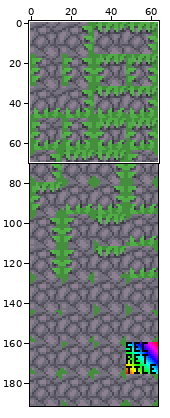
Sprite sheet: 281-Project/assets/Map Elements/Tilesheet/stonetilesheetup.png. Above: a wide view before the commit, with the close-up outlined.
Close-up. Before the edit:
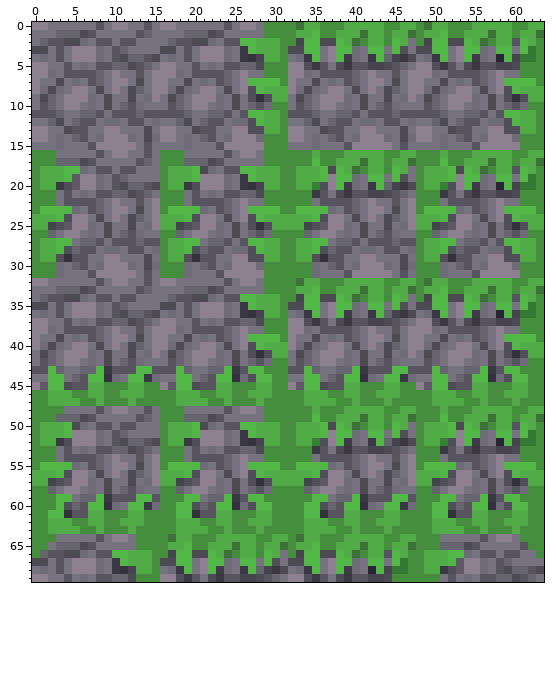
The file is 256x768 pixels, drawn in blocks of 4x4; one block is one cell here. Colours within 5 levels of each other are drawn and written as one. Shown: x 0..63, y 0..69.
And afterwards:
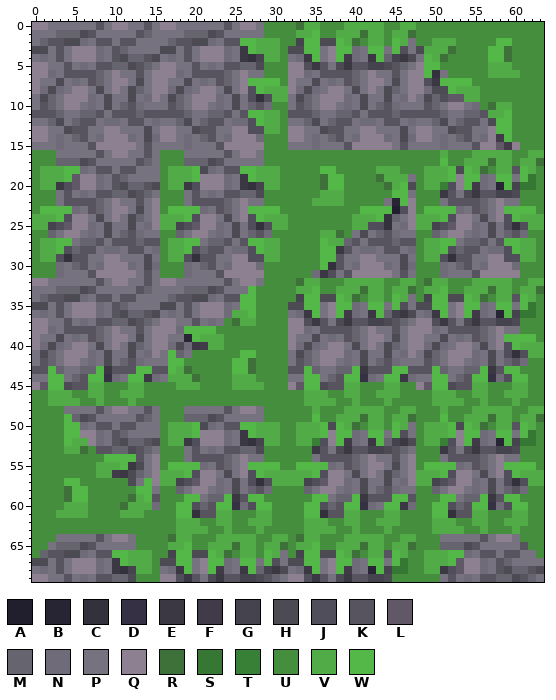
Palette (. is transparent): A #211f2d  B #272433  C #32313c  D #353044  E #3b3844  F #413a48  G #44434e  H #4c4a53  J #514e5b  K #58545f  L #605866  M #65646f  N #706b78  P #777280  Q #8c8091  R #3e7039  S #367734  T #388036  U #458e3d  V #51ac47  W #54b849
Difference:
Changed rows in their new state; - is an unchanged pixel.
first column x 0:
 0 -------------------------------------------------UUU---UUUUU--UU
 1 -------------------------------------------------UUU--UUUUUU-UUU
 2 -------------------------------------------------UVVVUUUU-WWUUU-
 3 -------------------------------------------------VVVRUUUUW-RUUU-
 4 -------------------------------------------------WVRUUUUUWWRUUU-
 5 -------------------------------------------------WWUUUUUUVVVU---
 6 -------------------------------------------------WC-UUUUUVVVV---
 7 -------------------------------------------------JEWWWWUUUUUUUU-
 8 ---------------------------------------------------HWVVVUUUUUUUU
 9 ---------------------------------------------------JLLVVUUUUUUUU
10 --------------------------------------------------------URVVUU--
11 ---------------------------------------------------------VV-UUU-
12 ---------------------------------------------------------HWWUUU-
13 ----------------------------------------------------------WWUUU-
14 ----------------------------------------------------------FWU---
15 ----------------------------------------------------------LF----
16 -----------------------------------U---UUUUU--UU----------------
17 -----------------------------------U--UUUUUU-UUU----------------
18 ---------------------------------UUU-WUUU-U-VVUU----------------
19 ---------------------------------UUURW-UUUURVVV-----------------
20 ---------------------------------UUURW-UUUUURVW-----------------
21 -----------------------------------UVVVUUUUUUWW-----------------
22 -----------------------------------VVVVUUUUU-BW-----------------
23 ---------------------------------UUUUUUUUWWWWAJ-----------------
24 --------------------------------UUUUUUUUVVVWC-------------------
25 --------------------------------UUUUUUUUVVJJC-------------------
26 ----------------------------------UUVVRU------------------------
27 ---------------------------------UUU-VV-------------------------
28 ---------------------------------UUUWWE-------------------------
29 ---------------------------------UUUWW--------------------------
30 -----------------------------------UWC--------------------------
31 ------------------------------------EJ--------------------------
33 ---------------------------WU-----------------------------------
34 ----------------------------UUU---------------------------------
35 --------------------------W-UUU---------------------------------
36 -------------------------VVWUUU---------------------------------
37 ------------------------URVVU-----------------------------------
38 -------------------WWWWUUUUUU-----------------------------------
39 -------------------BWVVVUUUUUUU---------------------------------
40 --------------------EFVVUUUUUUUU--------------------------------
41 -----------------W--UUUUUUWWUUUU--------------------------------
42 -----------------WWUUUUUUWWRUU----------------------------------
43 -----------------WVRUUUUUWWRU-----------------------------------
44 -----------------VVVRUUUUVVVUU----------------------------------
45 ----------------UUVVVUUUUVVV-U----------------------------------
46 ------------------UUU--UU--UUU----------------------------------
47 ------------------UUUU--U---U-----------------------------------
49 ---UW-----------------------------------------------------------
50 -UUU-W----------------------------------------------------------
51 -UUU-W----------------------------------------------------------
52 -UUUWVV---------------------------------------------------------
53 ---UVVRU--------------------------------------------------------
54 ---UUUUUUWWWW---------------------------------------------------
55 -UUUUUUUVVVWE---------------------------------------------------
56 UUUUUUUUVVFE----------------------------------------------------
57 UUUUWWUUUUUU--W-------------------------------------------------
58 --UURWWUUUUUUWW-------------------------------------------------
59 ---URWWUUUUURV--------------------------------------------------
60 ---UVVVUUUURVVV-------------------------------------------------
61 --UVVVVUU--V----------------------------------------------------
62 --UUU--UU--UUU--------------------------------------------------
63 --UUUU--U---U---------------------------------------------------
Where, in picture pixels (left, top, right, bottom), the same in both close-ups:
changed: (424, 22, 544, 150)
changed: (160, 150, 416, 406)
changed: (32, 414, 152, 534)
